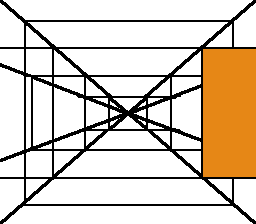
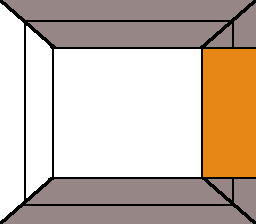
Two versions of the same layered image (256x224). Layer-by-layer changes:
removed layer "変形" over [left=0, top=0, right=256, bottom=224]
painted on "背景" over [left=0, top=0, right=256, bottom=224]